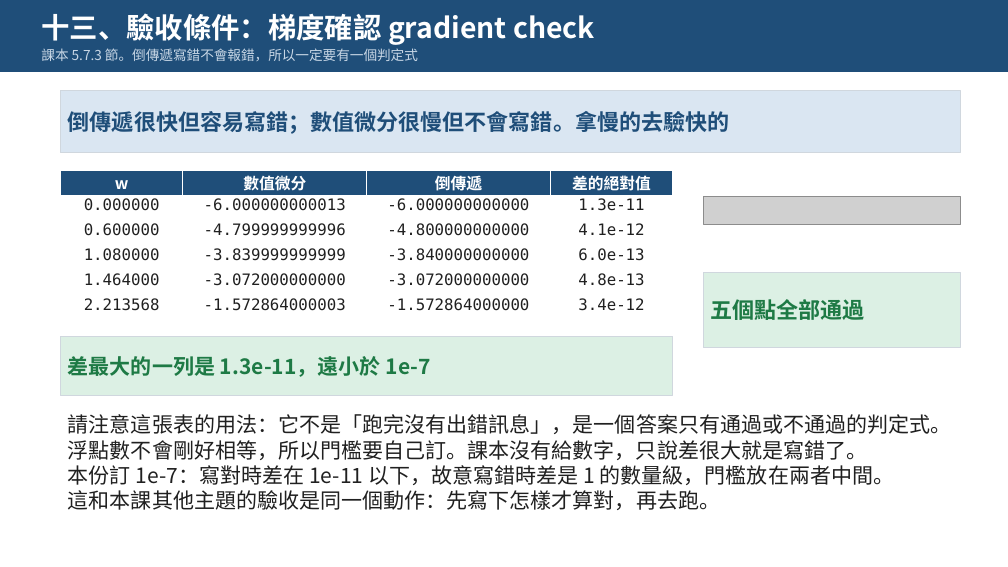
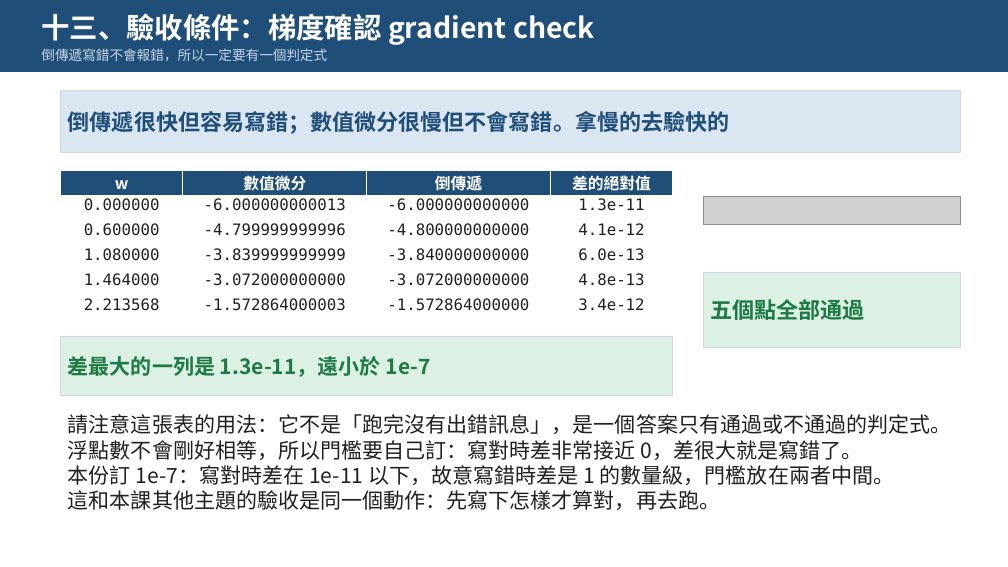
Before and after one commit to pychang-ai/115-1_DLMA, a slide deck: slide 15 of topics/backprop/課外主題_倒傳遞演算法.pptx. Drawn at 1008x567 pixels with LibreOffice and Linux fonts; fonts in the diff are those of the drawing; grey boxes stand for pictures. Boxes give left, top, right and bottom in pixels: in the first picture for what was removed or moved away, otherwise in the second. Text is boxed around its words. In the diff, an @@ line names an element or a change of style, - is before the commit and + after.

```diff
--- a/topics/backprop/課外主題_倒傳遞演算法.pptx
+++ b/topics/backprop/課外主題_倒傳遞演算法.pptx
@@ text at <box>41,48,327,61</box>: text changed @@
-課本 5.7.3 節。倒傳遞寫錯不會報錯，所以一定要有一個判定式
+倒傳遞寫錯不會報錯，所以一定要有一個判定式
@@ text at <box>68,440,863,460</box>: text changed @@
-浮點數不會剛好相等，所以門檻要自己訂。課本沒有給數字，只說差很大就是寫錯了。
+浮點數不會剛好相等，所以門檻要自己訂：寫對時差非常接近 0，差很大就是寫錯了。
```
Also in this commit, not shown: 12 other slides changed, 23 other files.
